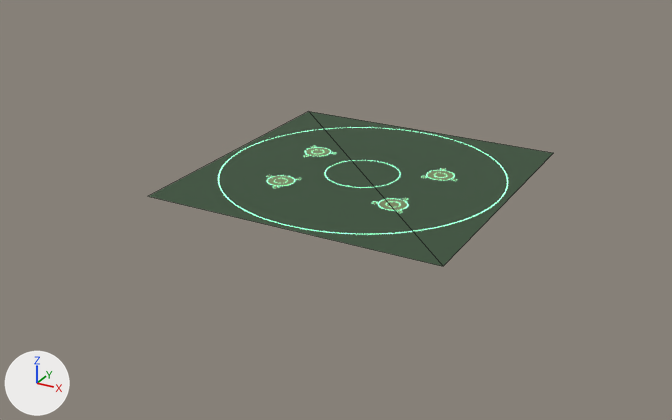
What one commit did to the glTF model models/plaza.glb.
Camera for both pictures: a camera (50 mm lens) standing at (169.0, -331.0, 146.0) and looking at (-7.0, -11.0, -14.0). Every picture has the same lights, and +X, +Y and +Z are marked at lower left. The picture after the commit comes second. Mesh edges are drawn as thin lines on the coarser meshes. Vertices at exactly the same position are counted once.

The older version as bpy lines, for what is in view:
```python
me_cropflat = bpy.data.meshes.new('CropFlat')
me_cropflat.from_pydata(...)  # 656 vertices, 640 faces; spans x -36.5..38.4, y -32.4..22.4, z 0.0
me_cropflat.materials.append(mat_cropflat)  # dark green #6f7c55
me_cropglow = bpy.data.meshes.new('CropGlow')
me_cropglow.from_pydata(...)  # 2484 vertices, 2456 faces; spans x -61.3..61.3, y -61.3..61.3, z 0.1
me_cropglow.materials.append(mat_cropglow)  # dark green #457c61, glowing green #95ffcb
me_ground = bpy.data.meshes.new('Ground')
me_ground.from_pydata([(-64.0, 64.0, 0.0), (-64.0, -64.0, 0.0), (64.0, -64.0, 0.0), (64.0, 64.0, 0.0)], [], [(0, 1, 2), (0, 2, 3)])
me_ground.materials.append(mat_grounddark)  # dark green #3c523c
ob_cropflat = bpy.data.objects.new('CropFlat', me_cropflat)
ob_cropflat.location = (0.0, 0.0, 0.0)
ob_cropglow = bpy.data.objects.new('CropGlow', me_cropglow)
ob_cropglow.location = (0.0, 0.0, 0.0)
ob_ground = bpy.data.objects.new('Ground', me_ground)
ob_ground.location = (0.0, 0.0, 0.0)
```
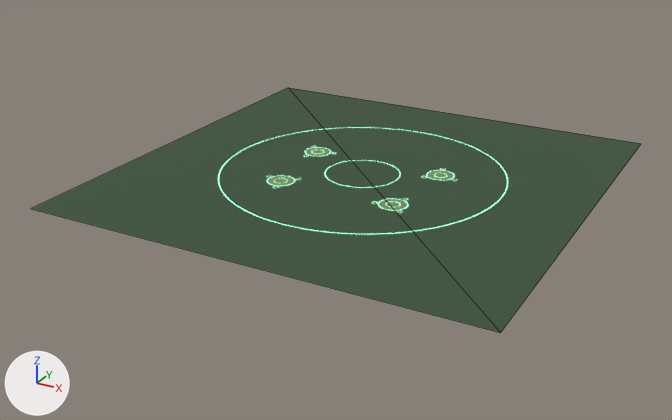
The change, as a list of edits to the scene's bpy script:
```text
Change me_ground:
    used by ob_ground; location = (0.0, 0.0, 0.0)
    remove me_ground.from_pydata(...)  # 4 vertices, 2 faces; spans x -64.0..64.0, y -64.0..64.0, z 0.0
    add me_ground.from_pydata(...)  # 4 vertices, 2 faces; spans x -96.0..96.0, y -96.0..96.0, z 0.0
    me_ground part 1
    me_ground.vertices[0].co: (-64.0, 64.0, 0.0) -> (-96.0, 96.0, 0.0)  # pixel (308, 111) -> pixel (288, 87)
    me_ground.vertices[1].co: (-64.0, -64.0, 0.0) -> (-96.0, -96.0, 0.0)  # pixel (147, 196) -> pixel (30, 208)
    me_ground.vertices[2].co: (64.0, -64.0, 0.0) -> (96.0, -96.0, 0.0)  # pixel (443, 266) -> pixel (500, 332)
    me_ground.vertices[3].co: (64.0, 64.0, 0.0) -> (96.0, 96.0, 0.0)  # pixel (553, 152) -> pixel (641, 143)
```

Pixel boxes [x1, y1, x2, y2] of what changed, in the pictures (672 x 420 px):
'Ground', reshaped (51% wider, 58% taller)
    before: [149, 111, 553, 266]
    after: [31, 88, 641, 333]
